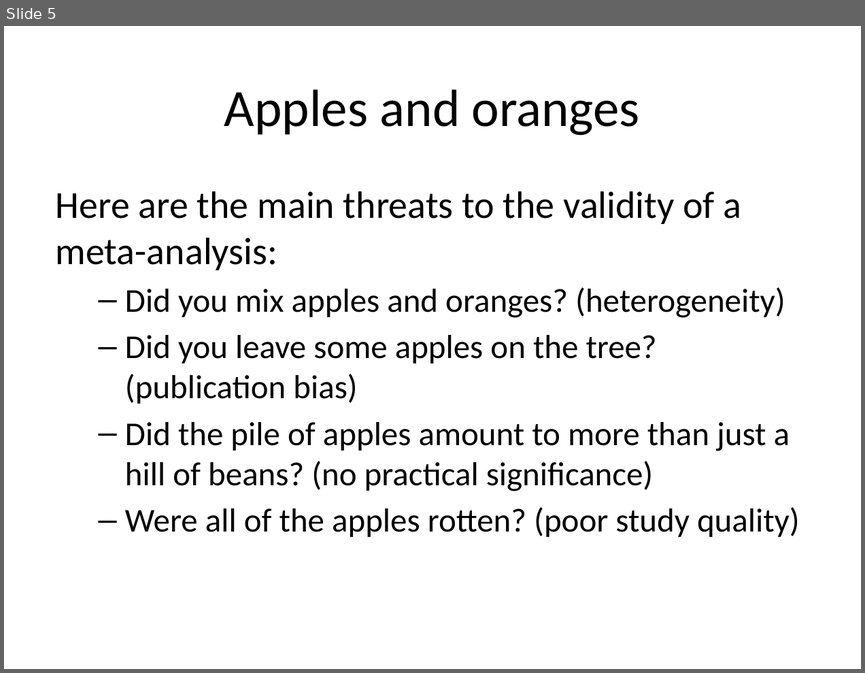
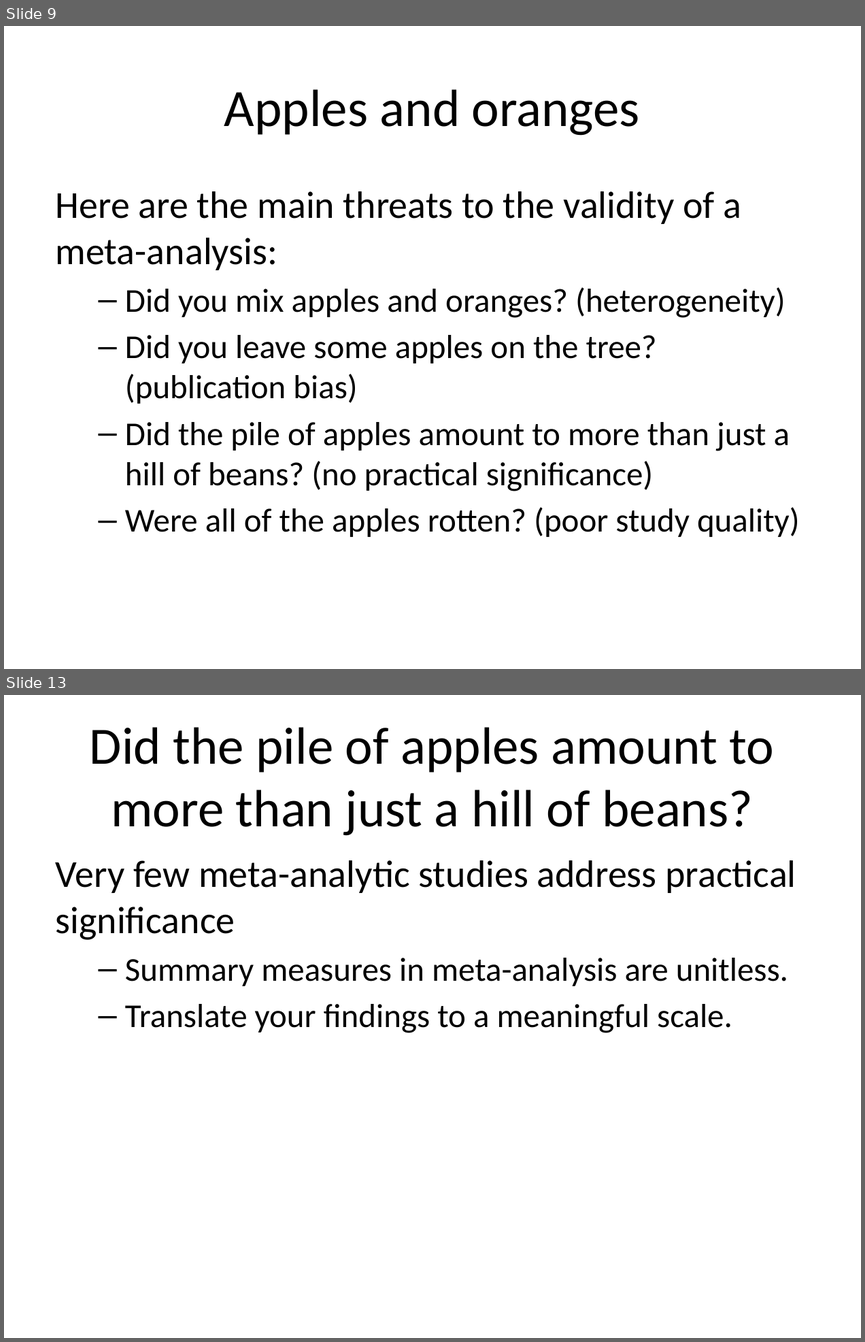
Before and after one commit to pmean/introduction-meta-analysis, a slide deck: src/intro.pptx. Shown one above the other, each under a label of ours: slide 5 before the commit, slides 9 and 13 after it; the slides between them are not shown. The pictures are 865x673 and 865x1342 pixels, drawn with LibreOffice and Linux fonts; fonts in the diff are those of the drawing. Boxes give left, top, right and bottom in pixels: in the first picture for what was removed or moved away, otherwise in the second. Text is boxed around its words. In the diff, an @@ line names an element or a change of style, - is before the commit and + after.

```diff
--- a/src/intro.pptx
+++ b/src/intro.pptx
@@ slide 13 added at <box>4,695,861,1338</box>, background #FFFFFF @@
@@ title added at <box>90,727,774,836</box>, 44 pt, text #000000 @@
+Did the pile of apples amount to more than just a hill of beans?
@@ text added at <box>56,860,796,1033</box>, 28 pt, text #000000 @@
+Very few meta-analytic studies address practical significance
+  – Summary measures in meta-analysis are unitless.
+  – Translate your findings to a meaningful scale.
@@ what was slide 5 is now slide 9 @@
```
Also in this commit, not shown: 2 slides changed, 32 other slides added, 4 other files.
